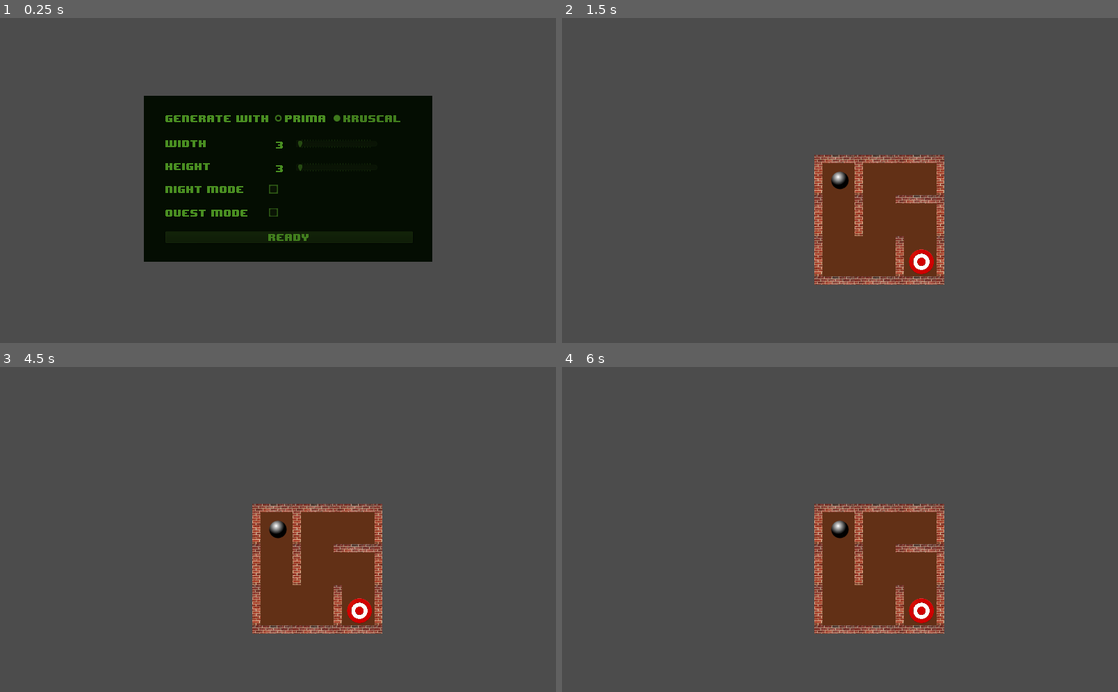
Above: before the commit, frames 1-4 (two rows, left to right).
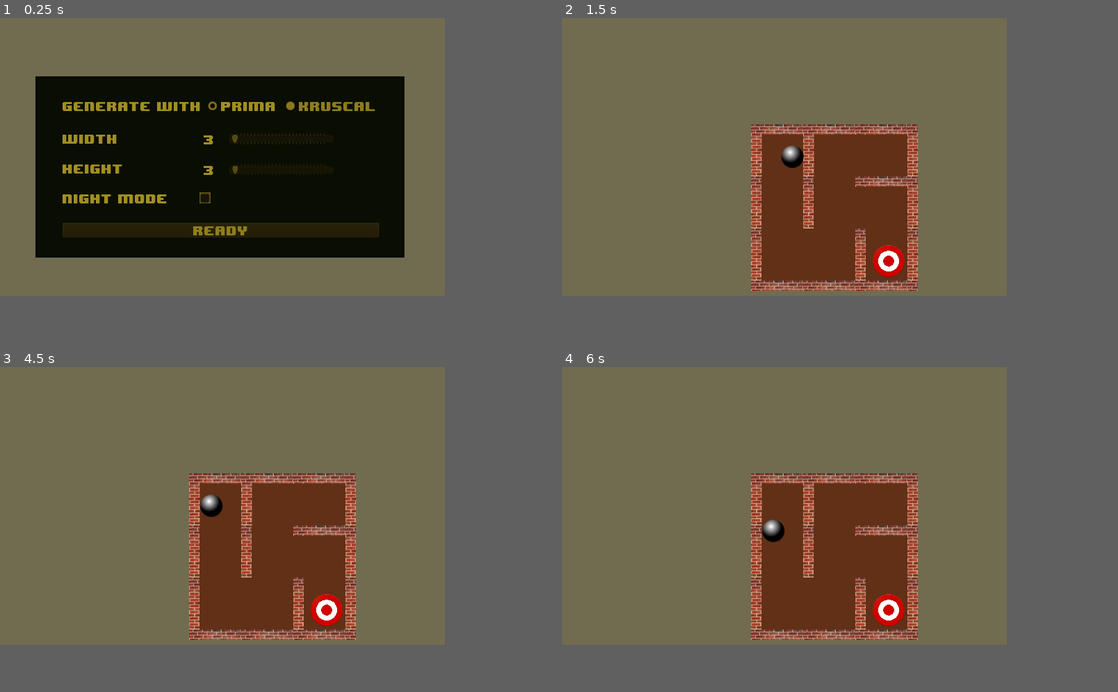
Above: after the commit, the same moments.

Repository: steelsoul/maze
Game: Godot game, scene res://scenes/Main.tscn
Same seed, same stepped clock (60 frames per second), same inputs: the game is played once before the commit and once after it.
Inputs (mouse positions are in pixels of both pictures, inside the frame that each line leads up to):
- Up to frame 1 (0.25 s): no input
- Up to frame 2 (1.5 s): click "Ready" at 0.5 s; tap Enter at 1.25 s; move the mouse to (962, 164) at 1.27 s; hold D (go_right, bound only after the commit) from 1.28 s (still down); click (962, 164) at 1.42 s
- Up to frame 3 (4.5 s): release D (go_right, bound only after the commit) at 2 s; tap Space at 2, 3.5 s; drag from (166, 545) to (361, 610) at 2.02 s; tap Enter at 2.75, 4.25 s; move the mouse to (333, 458) at 2.77 s; hold D (go_right, bound only after the commit) 2.78-3.5 s; drag from (250, 594) to (111, 480) at 3.52 s; move the mouse to (444, 578) at 4.27 s; hold A (go_left, bound only after the commit) from 4.28 s (still down)
- Up to frame 4 (6 s): release A (go_left, bound only after the commit) at 5 s; tap Space at 5 s; drag from (673, 480) to (923, 610) at 5.02 s; move the mouse to (867, 529) at 5.77 s; hold S (go_down, bound only after the commit) from 5.78 s (still down); click (867, 529) at 5.92 s
In our replay, the window is 800x468 before the commit and 640x400 after it. These sizes can differ from the game's own. Grey fills any space a smaller window leaves; there, only what the larger window draws over its background counts as a difference.

The runs differ from the first frame. In frame 1, 49% of the frame differs, in the area x 0-80%, y 0-86%; in frame 2, 64%; in frame 3, 64%; in frame 4, 64%.

Commit message:
Version 0.1.0

Diff:
--- a/code/Player.gd
+++ b/code/Player.gd
@@ -14,13 +14,13 @@
 
 func set_direction_from_keyboard_input():
 	var direct_vector = Vector2.ZERO
-	if Input.is_key_pressed(KEY_LEFT):
+	if Input.is_action_pressed("go_left"):
 		direct_vector.x -= 1
-	elif Input.is_key_pressed(KEY_RIGHT):
+	elif Input.is_action_pressed("go_right"):
 		direct_vector.x += 1
-	if Input.is_key_pressed(KEY_UP):
+	if Input.is_action_pressed("go_up"):
 		direct_vector.y -= 1
-	elif Input.is_key_pressed(KEY_DOWN):
+	elif Input.is_action_pressed("go_down"):
 		direct_vector.y += 1
 	return direct_vector
 
--- a/project.godot
+++ b/project.godot
@@ -60,6 +60,8 @@
 
 [display]
 
+window/size/width=640
+window/size/height=400
 window/stretch/mode="2d"
 window/stretch/aspect="keep"
 
@@ -75,8 +77,37 @@
 , Object(InputEventMouseButton,"resource_local_to_scene":false,"resource_name":"","device":0,"alt":false,"shift":false, …(202 unchanged characters)…
  ]
 }
+go_left={
+"deadzone": 0.5,
+"events": [ Object(InputEventKey,"resource_local_to_scene":false,"resource_name":"","device":0,"alt":false,"shift":false,"control":false,"meta":false,"command":false,"pressed":false,"scancode":65,"unicode":0,"echo":false,"script":null)
+, Object(InputEventKey,"resource_local_to_scene":false,"resource_name":"","device":0,"alt":false,"shift":false,"control":false,"meta":false,"command":false,"pressed":false,"scancode":16777231,"unicode":0,"echo":false,"script":null)
+, Object(InputEventKey,"resource_local_to_scene":false,"resource_name":"","device":0,"alt":false,"shift":false,"control":false,"meta":false,"command":false,"pressed":false,"scancode":72,"unicode":0,"echo":false,"script":null)
+ ]
+}
+go_right={
+"deadzone": 0.5,
+"events": [ Object(InputEventKey,"resource_local_to_scene":false,"resource_name":"","device":0,"alt":false,"shift":false,"control":false,"meta":false,"command":false,"pressed":false,"scancode":68,"unicode":0,"echo":false,"script":null)
+, Object(InputEventKey,"resource_local_to_scene":false,"resource_name":"","device":0,"alt":false,"shift":false,"control":false,"meta":false,"command":false,"pressed":false,"scancode":16777233,"unicode":0,"echo":false,"script":null)
+, Object(InputEventKey,"resource_local_to_scene":false,"resource_name":"","device":0,"alt":false,"shift":false,"control":false,"meta":false,"command":false,"pressed":false,"scancode":76,"unicode":0,"echo":false,"script":null)
+ ]
+}
+go_up={
+"deadzone": 0.5,
+"events": [ Object(InputEventKey,"resource_local_to_scene":false,"resource_name":"","device":0,"alt":false,"shift":false,"control":false,"meta":false,"command":false,"pressed":false,"scancode":87,"unicode":0,"echo":false,"script":null)
+, Object(InputEventKey,"resource_local_to_scene":false,"resource_name":"","device":0,"alt":false,"shift":false,"control":false,"meta":false,"command":false,"pressed":false,"scancode":16777232,"unicode":0,"echo":false,"script":null)
+, Object(InputEventKey,"resource_local_to_scene":false,"resource_name":"","device":0,"alt":false,"shift":false,"control":false,"meta":false,"command":false,"pressed":false,"scancode":75,"unicode":0,"echo":false,"script":null)
+ ]
+}
+go_down={
+"deadzone": 0.5,
+"events": [ Object(InputEventKey,"resource_local_to_scene":false,"resource_name":"","device":0,"alt":false,"shift":false,"control":false,"meta":false,"command":false,"pressed":false,"scancode":83,"unicode":0,"echo":false,"script":null)
+, Object(InputEventKey,"resource_local_to_scene":false,"resource_name":"","device":0,"alt":false,"shift":false,"control":false,"meta":false,"command":false,"pressed":false,"scancode":16777234,"unicode":0,"echo":false,"script":null)
+, Object(InputEventKey,"resource_local_to_scene":false,"resource_name":"","device":0,"alt":false,"shift":false,"control":false,"meta":false,"command":false,"pressed":false,"scancode":74,"unicode":0,"echo":false,"script":null)
+ ]
+}
 
 [rendering]
 
 vram_compression/import_etc=true
+environment/default_clear_color=Color( 0.447059, 0.427451, 0.317647, 1 )
 environment/default_environment="res://resource/default_env.tres"
--- a/scenes/Configuration.tscn
+++ b/scenes/Configuration.tscn
@@ -20,13 +20,13 @@
 script = ExtResource( 1 )
 
 [node name="Panel" type="Panel" parent="."]
-modulate = Color( 0.290196, 0.560784, 0.133333, 1 )
-self_modulate = Color( 0.403922, 0.639216, 0.439216, 1 )
+modulate = Color( 0.635294, 0.560784, 0.133333, 1 )
+self_modulate = Color( 0.427451, 0.666667, 0.462745, 1 )
 material = SubResource( 1 )
 margin_left = -39.0
 margin_top = -30.0
 margin_right = 492.0
-margin_bottom = 277.0
+margin_bottom = 231.0
 __meta__ = {
 "_edit_use_anchors_": false
 }
@@ -134,6 +134,7 @@
 custom_styles/normal = SubResource( 5 )
 
 [node name="HBoxContainer5" type="HBoxContainer" parent="Panel/VBoxContainer"]
+visible = false
 margin_top = 180.0
 margin_right = 456.0
 margin_bottom = 196.0
@@ -155,9 +156,9 @@
 custom_styles/normal = SubResource( 5 )
 
 [node name="Button" type="Button" parent="Panel/VBoxContainer"]
-margin_top = 223.0
+margin_top = 180.0
 margin_right = 456.0
-margin_bottom = 245.0
+margin_bottom = 202.0
 custom_fonts/font = ExtResource( 4 )
 text = "Ready"
 __meta__ = {
--- a/scenes/Main.tscn
+++ b/scenes/Main.tscn
@@ -19,7 +19,7 @@
 [node name="CanvasLayer" type="CanvasLayer" parent="."]
 
 [node name="Configuration" parent="CanvasLayer" instance=ExtResource( 2 )]
-position = Vector2( 304.601, 172.983 )
+position = Vector2( 89.8637, 114.486 )
 
 [node name="InProgressLabel" type="Label" parent="CanvasLayer"]
 visible = false
Not shown: 7 places in scenes/Maze.tscn that only renumber resources
